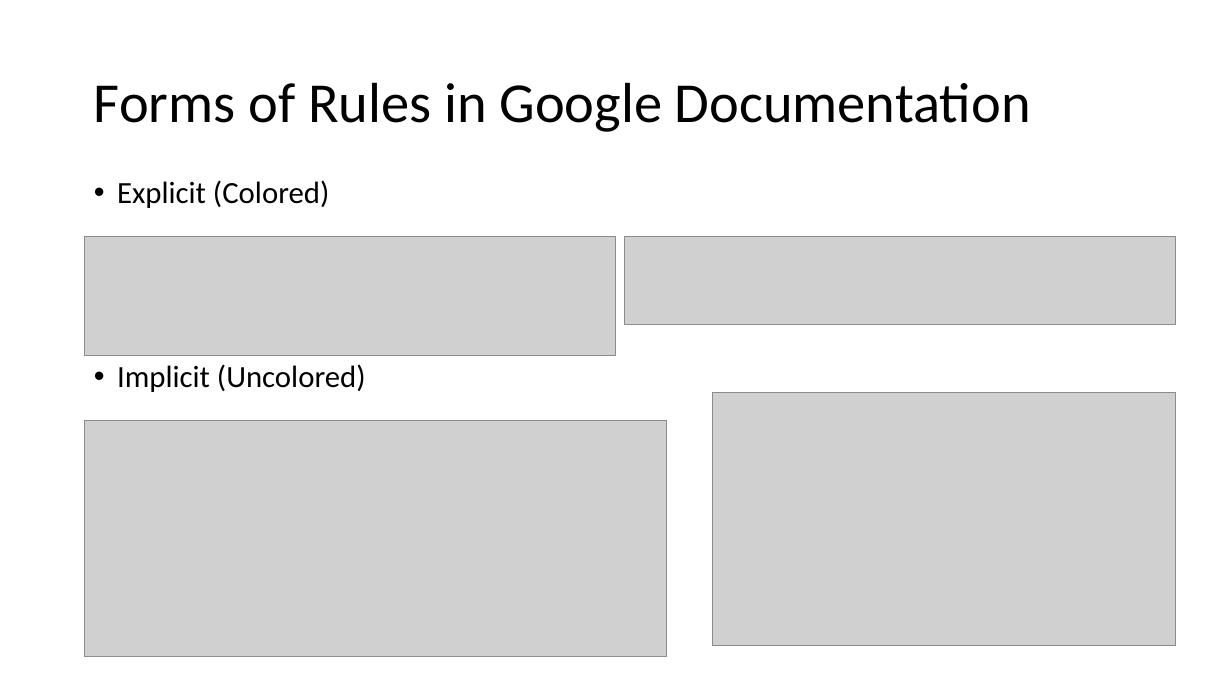
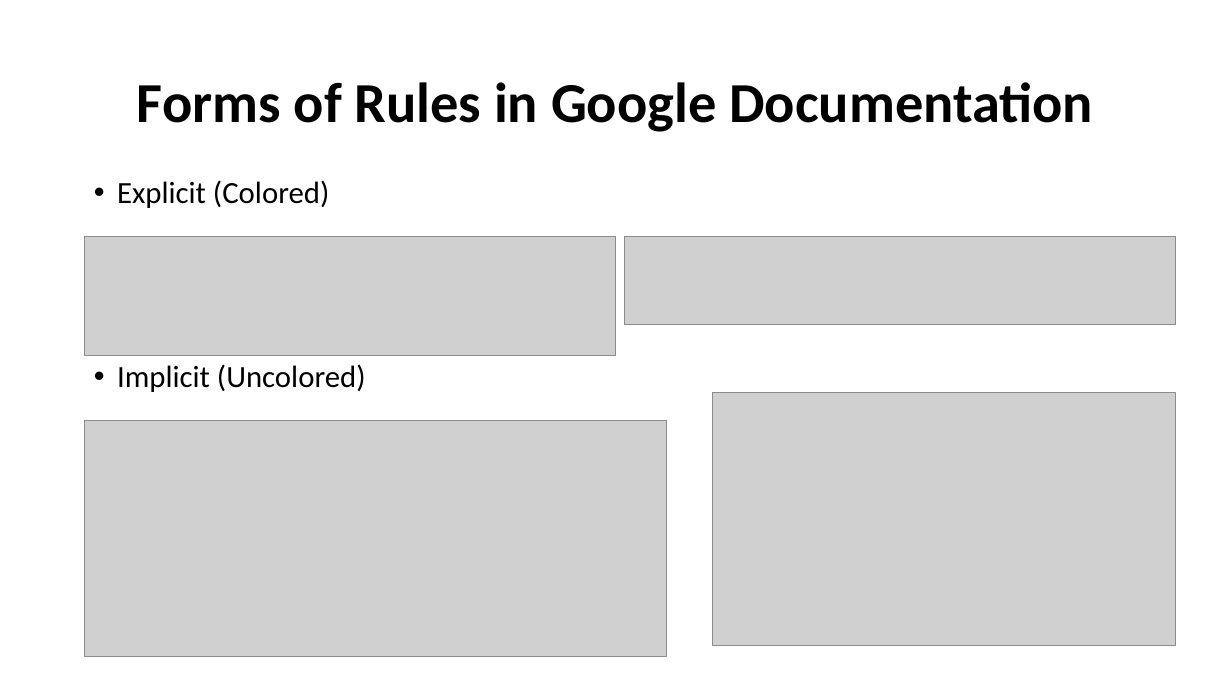
Before and after one commit to MulongXie/AppRuleCheck-Android, a slide deck: slide 2 of doc/week2.pptx. Drawn at 1232x693 pixels with LibreOffice and Linux fonts; fonts in the diff are those of the drawing; grey boxes stand for pictures. Boxes give left, top, right and bottom in pixels: in the first picture for what was removed or moved away, otherwise in the second. Text is boxed around its words. In the diff, an @@ line names an element or a change of style, - is before the commit and + after.

```diff
--- a/doc/week2.pptx
+++ b/doc/week2.pptx
@@ title "Forms of Rules in Google ..." at box(137, 82, 1093, 132): bold on; alignment left to centre @@
```
Also in this commit, not shown: 4 other slides changed, 4 slides added, 1 other file.
